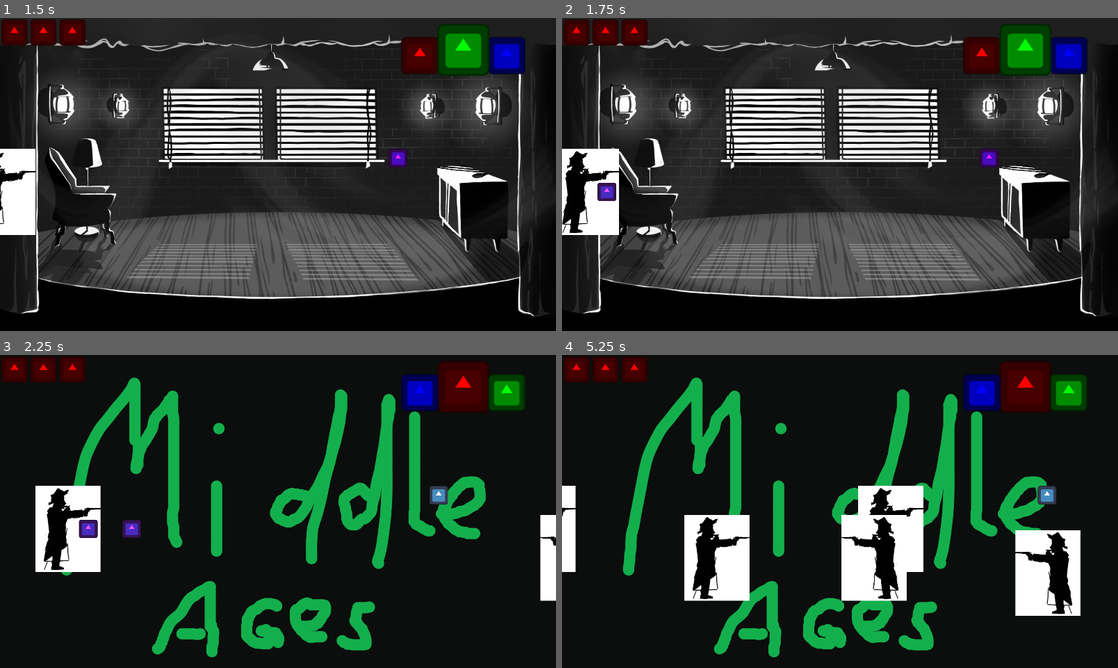
Above: before the commit, frames 1-4 (two rows, left to right).
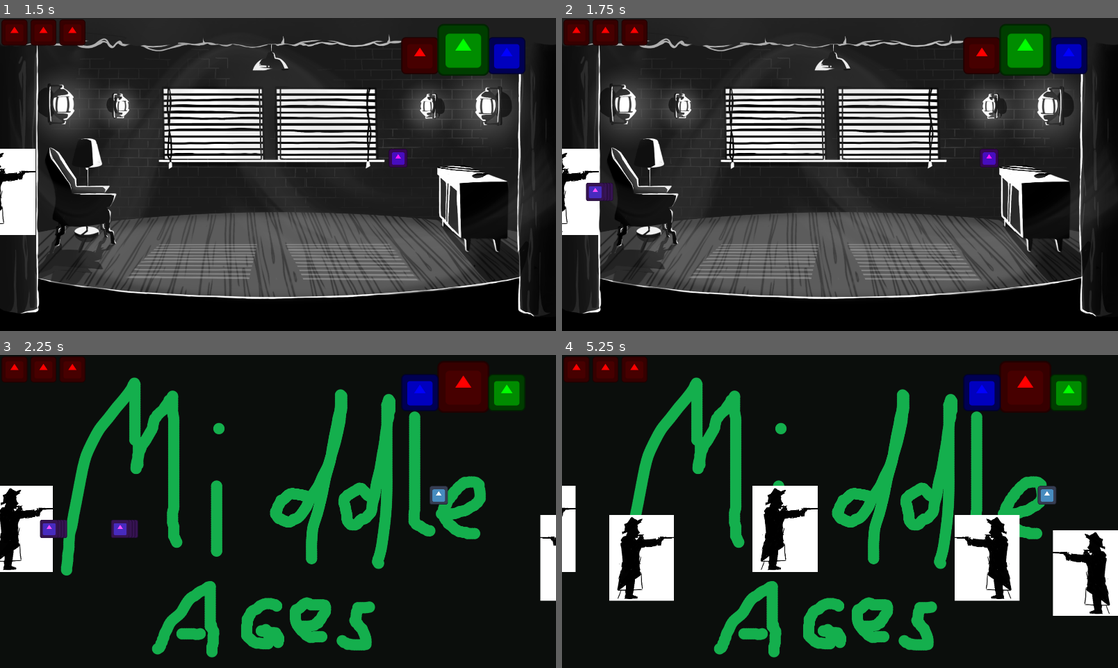
Above: after the commit, the same moments.

Repository: godzilla5hrimp/TheaterJumpShootMan
Game: Godot game, scene res://scenes/main.tscn
Same seed, same stepped clock (60 frames per second), same inputs: the game is played once before the commit and once after it. The engine's default icon, where the game draws it, is replaced by a stand-in: a white triangle on a blue panel in a dark square.
Inputs:
- Up to frame 1 (1.5 s): tap Enter at 0.5 s; hold Right (moveRight) from 0.53 s (still down); tap P (ReduceUIHearts) at 0.6 s; tap X (SwapMaskForward) at 0.77 s; tap E (change_mask_next) at 1.35 s
- Up to frame 2 (1.75 s): keep holding Right (moveRight); tap X (SwapMaskForward) at 1.52 s
- Up to frame 3 (2.25 s): release Right (moveRight) at 2.03 s; hold Left (moveLeft) from 2.03 s (still down); tap Q (change_mask_previous) at 2.1 s
- Up to frame 4 (5.25 s): release Left (moveLeft) at 2.78 s; hold Right (moveRight) 2.78-4.28 s; tap M (change_middle_ages) at 2.85 s; tap X (SwapMaskForward) at 3.02, 3.77, 4.52 s; tap N (change_noire) at 3.6 s; hold Left (moveLeft) 4.28-5.03 s; tap B (change_puppets) at 4.35 s; hold Right (moveRight) from 5.03 s (still down); tap P (ReduceUIHearts) at 5.1 s

Frame 1 is identical in both runs. In frame 2, 1.9% of the frame differs, in the area x 0-11%, y 41-70%; in frame 3, 3.6%; in frame 4, 18%, in the area x 8-100%, y 41-84%.

Commit message:
enemy shoots in bursts, new music

Diff:
--- a/mask-game-jam-game/scenes/basic_enemy.gd
+++ b/mask-game-jam-game/scenes/basic_enemy.gd
@@ -4,8 +4,11 @@
 @export var melee_scene: PackedScene
 @export var shooter = false
 
-const SPEED = 300.0
+var speed = 300.0
 var dir = 0
+
+var shooting = false
+var shoot_count = 0
 
 func _ready():
 	if position.x <= 0:
@@ -16,26 +19,48 @@
 
 
 func _physics_process(delta: float) -> void:
-	velocity.x = dir * SPEED
-	#if not is_on_floor():
-		#velocity += get_gravity() * delta
+	velocity.x = dir * speed
+	if shooting:
+		shoot_bullet()
 	move_and_slide()
 
+func shoot_bullet():
+	if shoot_count <= 3:
+		var attack = bullet_scene.instantiate()
+		attack.global_position = position
+		attack.dir = dir
+		get_tree().root.get_node("Main/LevelManager").add_child(attack)
+		get_tree().root.get_node("Main/MusicManager/EnemyBullet").play()
+		shoot_count += 1
 
 func _on_despawn_timeout() -> void:
 	queue_free()
 
 
 func _on_attack_timer_timeout() -> void:
+	speed = 0
+	print($ShooterTimer.is_stopped())
 	if shooter:
-		var attack = bullet_scene.instantiate()
-		attack.global_position = position
-		attack.dir = dir
-		get_tree().root.get_node("Main/LevelManager").add_child(attack)
-		get_tree().root.get_node("Main/MusicManager/EnemyBullet").play()
+		shooting = true
+		$ShooterTimer.start()
 	elif shooter == false:
+		shooting = false
+		$WaitTimerMelee.start()
 		var attack = melee_scene.instantiate()
 		attack.global_position = position
 		attack.global_position.x = attack.global_position.x + (dir*150)
 		get_tree().root.get_node("Main/LevelManager").add_child(attack)
 		get_tree().root.get_node("Main/MusicManager/EnemyMelee").play()
+
+func _on_wait_timer_melee_timeout() -> void:
+	speed = 300.0
+
+
+func _on_shooter_timer_timeout() -> void:
+	shooting = false;
+	shoot_count = 0
+	speed = 300.0
+
+
+func _on_distance_timer_timeout() -> void:
+	pass # Replace with function body.
--- a/mask-game-jam-game/scenes/basic_enemy.tscn
+++ b/mask-game-jam-game/scenes/basic_enemy.tscn
@@ -31,5 +31,17 @@
 wait_time = 0.5
 autostart = true
 
+[node name="WaitTimerMelee" type="Timer" parent="." unique_id=2134788137]
+wait_time = 0.2
+one_shot = true
+
+[node name="ShooterTimer" type="Timer" parent="." unique_id=1908833041]
+wait_time = 0.3
+
+[node name="DistanceTimer" type="Timer" parent="." unique_id=870544687]
+
 [connection signal="timeout" from="Despawn" to="." method="_on_despawn_timeout"]
 [connection signal="timeout" from="AttackTimer" to="." method="_on_attack_timer_timeout"]
+[connection signal="timeout" from="WaitTimerMelee" to="." method="_on_wait_timer_melee_timeout"]
+[connection signal="timeout" from="ShooterTimer" to="." method="_on_shooter_timer_timeout"]
+[connection signal="timeout" from="DistanceTimer" to="." method="_on_distance_timer_timeout"]
Not shown, added: mask-game-jam-game/Assets/Sound/SirBlockalot.ogg.import
Not shown, changed: mask-game-jam-game/Assets/Sound/BoppyNoir.ogg
Not shown, added: mask-game-jam-game/Assets/Sound/SirBlockalot.ogg
